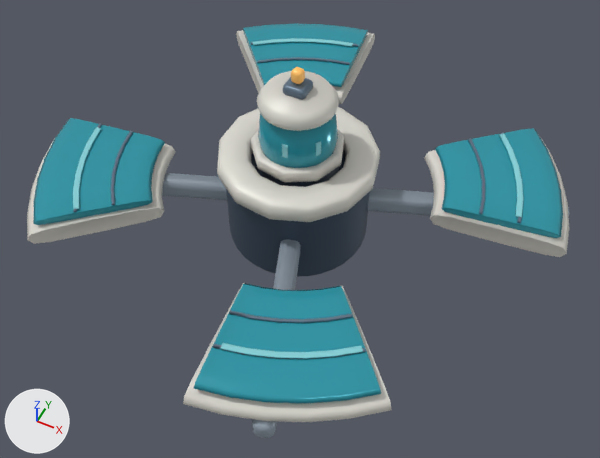
The glTF model space-battleship/assets/galaxy/v3/buildings/stellar_energy_array/stellar_energy_array_lv2.glb: old version first, new version second.
Camera for both pictures: a 50 mm lens placed at (4.24, -8.41, 10.45), pointed at (0.41, -0.75, 0.87). Arrows for +X, +Y and +Z are at lower left; the lights stay in place. The older version comes first. Where no turn or scale is listed for an object, it has been applied to the vertices. Vertices at exactly the same position are counted once.

In view in the first picture: 'Structure'.
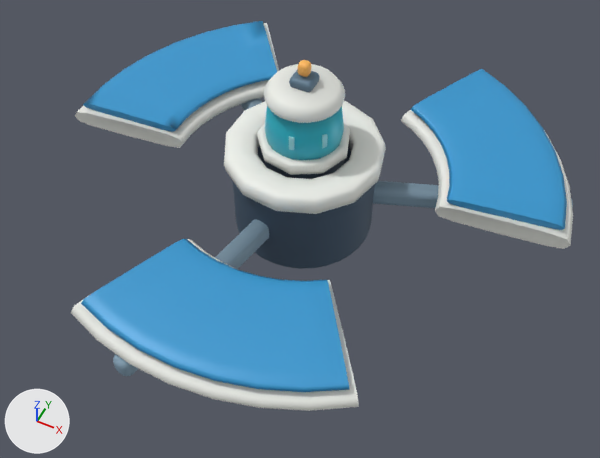
Edits to the bpy script that builds the scene:
```text
Add mat_galaxytoonsolar:
    mat_galaxytoonsolar = bpy.data.materials.new('GalaxyToonSolar')
    mat_galaxytoonsolar.use_nodes = True; mat_galaxytoonsolar.node_tree.nodes.clear()
    _N = mat_galaxytoonsolar.node_tree.nodes; _L = mat_galaxytoonsolar.node_tree.links
    n0 = _N.new('ShaderNodeBsdfPrincipled'); n0.name = 'Principled BSDF'
    n0.inputs[1].default_value = 0.06  # 'Metallic'
    n0.inputs[2].default_value = 0.48  # 'Roughness'
    n1 = _N.new('ShaderNodeOutputMaterial'); n1.name = 'Material Output'
    n2 = _N.new('ShaderNodeVertexColor'); n2.name = 'Color Attribute'
    _L.new(n0.outputs[0], n1.inputs[0])  # 'BSDF' to 'Surface'
    _L.new(n2.outputs[0], n0.inputs[0])  # 'Color' to 'Base Color'
Change me_cylinder_006:
    used by ob_structure; location = (0.0, 0.0, 0.7)
    remove me_cylinder_006.from_pydata(...)  # 3140 vertices, 6036 faces; spans x -4.21..4.21, y -4.21..4.21, z -0.7..2.56
    add me_cylinder_006.from_pydata(...)  # 2180 vertices, 4176 faces; spans x -4.24..4.21, y -4.25..3.87, z -0.7..2.56
    me_cylinder_006 part 1: the loose piece of 96 vertices spanning x -1.62..0.0, y 0.27..4.04, z -0.12..0.25 is turned 30 degrees about the z axis through the mesh origin
    me_cylinder_006 part 2: the loose piece of 96 vertices spanning x 0.0..1.62, y -4.04..-0.27, z -0.12..0.25 is turned -30 degrees about the z axis through the mesh origin
    me_cylinder_006 part 3: the loose piece of 72 vertices spanning x 0.31..2.72, y -4.06..-1.73, z 0.44..0.57 is rebuilt with 96 vertices and now spans x -1.55..2.32, y -4.09..-1.9, z 0.44..0.57, in mat_galaxytoonsolar
    me_cylinder_006 part 4: a new loose piece of 96 vertices spanning x -4.24..-1.28, y -0.44..3.42, z 0.15..0.45, in mat_galaxytoonarmor
    me_cylinder_006 part 5: a new loose piece of 96 vertices spanning x -4.09..-1.41, y -0.32..3.24, z 0.44..0.57, in mat_galaxytoonsolar
    me_cylinder_006 part 6: 14 loose pieces with 1032 vertices, spanning x -4.06..3.45, y -3.45..3.45, z -0.12..0.61, are deleted
    me_cylinder_006 part 7: 102 vertices moved from x 1.63..4.12, y 0.51..2.84, z 0.15..0.57 to x 1.47..4.1, y 0.55..3.14, z 0.15..0.57; 18 vertices removed from x 1.58..3.1, y 1.47..2.89, z 0.16..0.57; 66 vertices added at x 0.88..2.79, y 1.63..3.87, z 0.15..0.57
    me_cylinder_006 part 8: 2 vertices moved within x 1.44, y -2.0, z 0.16..0.44; 142 vertices removed from x -4.21..2.89, y -4.21..-0.24, z 0.15..0.45; 94 vertices added at x -1.7..2.49, y -4.24..-1.75, z 0.15..0.45
    me_cylinder_006 part 9: 144 vertices removed from x -2.89..-0.24, y 1.58..4.21, z 0.15..0.57
    me_cylinder_006 part 10: 2885 kept faces spanning x -1.24..4.21, y -1.27..3.14, z -0.7..2.56 get new vertex colours
    me_cylinder_006 part 11: 109 faces spanning x 1.58..4.06, y 0.31..3.01, z 0.44..0.57 switch from mat_galaxytoonglass to mat_galaxytoonsolar
Change ob_structure:
    ob_structure.location: (0.0, 0.0, 0.7) -> (0.01, 0.19, 0.7)
```

What differs and where, as boxes [x1, y1, x2, y2] in the pictures (600 x 458 px; the box of a moved part takes in the faces that stretch with it):
'Structure', reshaped, moved (7% narrower)
    before: [27, 24, 569, 438]
    after: [71, 21, 573, 411]
part 1 of me_cylinder_006, moved or reshaped (not visible before)
    after: [240, 99, 262, 111]
part 2 of me_cylinder_006, moved or reshaped
    before: [252, 239, 300, 438]
    after: [113, 219, 269, 376]
part 3 of me_cylinder_006, rebuilt (43% wider, 26% taller)
    before: [194, 283, 381, 404]
    after: [81, 239, 349, 392]
part 4 of me_cylinder_006, added
    after: [75, 23, 279, 148]
part 5 of me_cylinder_006, added (blue)
    after: [83, 21, 277, 132]
part 6 of me_cylinder_006, deleted
    before: [33, 38, 523, 359]
part 7 of me_cylinder_006, moved or reshaped
    before: [424, 128, 569, 254]
    after: [401, 69, 573, 245]
part 8 of me_cylinder_006, moved or reshaped
    before: [27, 140, 392, 422]
    after: [71, 239, 359, 411]
part 9 of me_cylinder_006, deleted (cyan)
    before: [236, 24, 375, 104]
part 10 of me_cylinder_006, recoloured
    before: [217, 67, 569, 276]
    after: [224, 60, 573, 269]
part 11 of me_cylinder_006, recoloured (cyan to blue)
    before: [439, 130, 563, 238]
    after: [437, 108, 567, 230]
